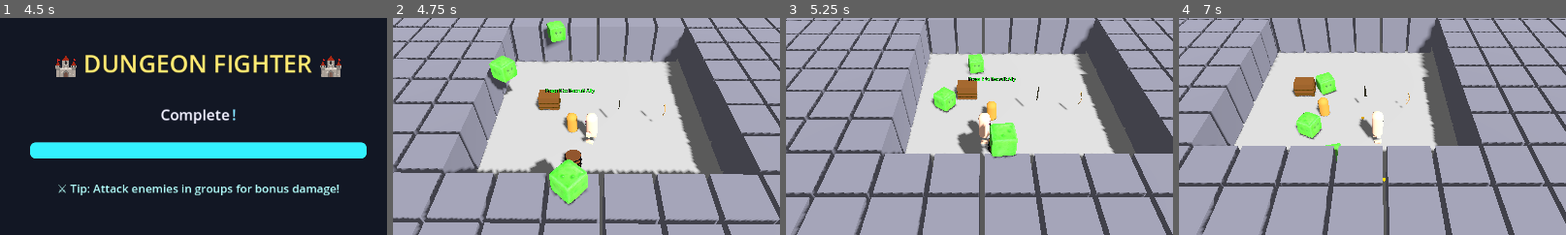
Above: before the commit, frames 1-4 (left to right).
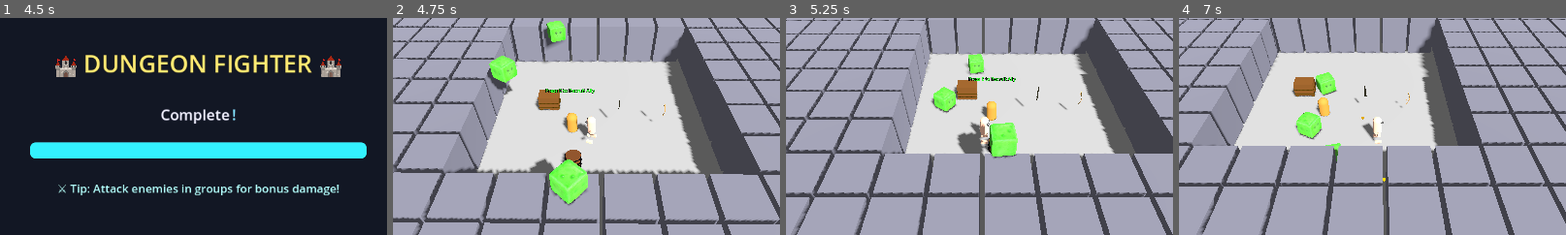
Above: after the commit, the same moments.

Repository: thaner66666666/game-1
Game: Godot game, scene res://Scenes/main.tscn
Two runs of this game, one before a commit and one after it. Both use one fixed random seed, a clock stepped at 60 frames per second and the inputs below.
Inputs (mouse positions are % of the whole screen's width and height, from its top left):
- Up to frame 1 (4.5 s): tap Enter at 0.5, 4.25 s; move the mouse to (72, 45) at 0.52 s; hold D (move_right) 0.53-1.28 s; click (72, 45) at 0.6 s; move the mouse to (30, 55) at 1.27 s; hold S (move_down) 1.28-2.03 s; tap Space (dash) at 1.35, 3.5, 4.35 s; move the mouse to (60, 28) at 2.02 s; hold D (move_right) 2.03-2.78 s; hold Q (drop_weapon) 2.03-2.78 s; move the mouse to (45, 70) at 2.77 s; hold W (move_up) 2.78-3.53 s; tap E (interaction) at 2.85 s; click (45, 70) at 2.92 s; move the mouse to (80, 65) at 3.52 s; hold A (move_left) from 3.53 s (still down); click (80, 65) at 3.6 s; move the mouse to (20, 35) at 4.27 s
- Up to frame 2 (4.75 s): keep holding A (move_left)
- Up to frame 3 (5.25 s): move the mouse to (55, 50) at 5.02 s; release A (move_left) at 5.03 s; hold S (move_down) from 5.03 s (still down); hold Q (drop_weapon) from 5.03 s (still down); click (55, 50) at 5.17 s
- Up to frame 4 (7 s): move the mouse to (35, 25) at 5.77 s; release S (move_down) at 5.78 s; release Q (drop_weapon) at 5.78 s; hold D (move_right) 5.78-6.53 s; tap E (interaction) at 5.85 s; move the mouse to (72, 45) at 6.52 s; hold W (move_up) from 6.53 s (still down); click (72, 45) at 6.6 s
The pictures show only the part of the screen within x 24-74%, y 25-75%; the shares and areas given below are measured in that part.

Frame 1 is identical in both runs. In frame 2, 0.3% of the frame differs, in the area x 47-53%, y 43-59%; in frame 3, 0.3%; in frame 4, 0.3%, in the area x 46-53%, y 42-59%.

Commit message:
tone adn punch

Diff:
--- a/dot gds/CharacterAppearanceManager.gd
+++ b/dot gds/CharacterAppearanceManager.gd
@@ -28,15 +28,18 @@
 static var HAND_SIZE: float = 0.08
 static var FOOT_SIZE: Vector3 = Vector3(0.15, 0.06, 0.25)
 
-static func _init_materials():
-	if SKIN_MATERIAL == null:
-		SKIN_MATERIAL = StandardMaterial3D.new()
+static func _init_materials(skin_tone = null):
+	# Always create a new SKIN_MATERIAL to avoid conflicts
+	SKIN_MATERIAL = StandardMaterial3D.new()
+	if typeof(skin_tone) == TYPE_COLOR:
+		SKIN_MATERIAL.albedo_color = skin_tone
+	else:
 		SKIN_MATERIAL.albedo_color = SKIN_COLOR
-		SKIN_MATERIAL.metallic = 0.0
-		SKIN_MATERIAL.roughness = 0.7
-		SKIN_MATERIAL.clearcoat = 0.1
-		SKIN_MATERIAL.rim = 0.3
-		SKIN_MATERIAL.rim_tint = 0.5
+	SKIN_MATERIAL.metallic = 0.0
+	SKIN_MATERIAL.roughness = 0.7
+	SKIN_MATERIAL.clearcoat = 0.1
+	SKIN_MATERIAL.rim = 0.3
+	SKIN_MATERIAL.rim_tint = 0.5
 	if EYE_MATERIAL == null:
 		EYE_MATERIAL = StandardMaterial3D.new()
 		EYE_MATERIAL.albedo_color = EYE_COLOR
@@ -47,21 +50,31 @@
 	"""Create Rayman-style character with modular features based on config"""
 	print("🎨 Creating Rayman-style character...")
 
-	_init_materials()
+	# --- Skin material fix: create unique material per character ---
+	var skin_material = SKIN_MATERIAL.duplicate() if SKIN_MATERIAL else StandardMaterial3D.new()
+	if config.has("skin_tone"):
+		skin_material.albedo_color = config["skin_tone"]
+	else:
+		skin_material.albedo_color = SKIN_COLOR
+	# (Copy other material properties if needed)
+
+	# Debug print for skin_tone
+	if config.has("skin_tone"):
+		print("[DEBUG] Received skin_tone in config:", config["skin_tone"])
+	else:
+		print("[DEBUG] No skin_tone in config!")
+
+	_init_materials(config.get("skin_tone", null))
 	_clear_existing_appearance(character)
 
-	# Update skin material if custom skin tone provided
-	if config.has("skin_tone"):
-		var custom_skin = SKIN_MATERIAL.duplicate()
-		custom_skin.albedo_color = config["skin_tone"]
-		SKIN_MATERIAL = custom_skin
+	# --- Use local skin_material instead of static SKIN_MATERIAL ---
 
 	# Enhanced body creation with config
 	var body_type = config.get("body_type", "capsule")
 	var body_height = config.get("body_height", BODY_HEIGHT)
 	var body_radius = config.get("body_radius", BODY_RADIUS)
 	var main_mesh = character.get_node("MeshInstance3D")
-	_create_simple_body(main_mesh, body_type, body_height, body_radius)
+	_create_simple_body(main_mesh, body_type, body_height, body_radius, skin_material)
 
 	# EYES - pass body_radius to eyes (from config, not from eyes_cfg)
 	var eyes_cfg = config.get("eyes", {})
@@ -77,11 +90,11 @@
 
 	# HANDS
 	var hands_cfg = config.get("hands", {})
-	_create_hands(character, hands_cfg)
+	_create_hands(character, hands_cfg, skin_material)
 
 	# FEET
 	var feet_cfg = config.get("feet", {})
-	_create_feet(character, feet_cfg)
+	_create_feet(character, feet_cfg, skin_material)
 
 	print("✅ Rayman-style character created!")
 	return main_mesh
@@ -113,7 +126,7 @@
 		if part:
 			part.queue_free()
 
-static func _create_simple_body(mesh_instance: MeshInstance3D, body_type: String, height: float, radius: float):
+static func _create_simple_body(mesh_instance: MeshInstance3D, body_type: String, height: float, radius: float, skin_material: StandardMaterial3D):
 	"""Capsule or rounded box body"""
 	if body_type == "box":
 		var box = BoxMesh.new()
@@ -126,9 +139,9 @@
 		capsule_mesh.height = height
 		mesh_instance.mesh = capsule_mesh
 		mesh_instance.position = Vector3(0, 0, 0)
-	mesh_instance.material_override = SKIN_MATERIAL
-
-static func _create_hands(character: CharacterBody3D, cfg := {}):
+	mesh_instance.material_override = skin_material
+
+static func _create_hands(character: CharacterBody3D, cfg := {}, skin_material: StandardMaterial3D = null):
 	"""Create hands that follow the anchor nodes"""
 	var _shape = cfg.get("shape", "fist")
 	var size = cfg.get("size", HAND_SIZE)
@@ -139,7 +152,7 @@
 
 	if not right_anchor or not left_anchor:
 		print("⚠️ Hand anchor nodes not found - falling back to old system")
-		_create_hands_old_way(character, cfg)
+		_create_hands_old_way(character, cfg, skin_material)
 		return
 
 	# Create hands as children of anchors
@@ -155,20 +168,19 @@
 		# Position relative to anchor (anchor handles the animation)
 		hand.position = Vector3.ZERO  # At anchor position
 		hand.rotation_degrees = Vector3(0, 0, 90)
-		hand.material_override = SKIN_MATERIAL
+		hand.material_override = skin_material if skin_material else SKIN_MATERIAL
 
 		# Add hand as child of anchor
 		anchor.add_child(hand)
 		print("✅ Created ", hand.name, " at anchor")
 
 # Keep the old function as backup
-static func _create_hands_old_way(character: CharacterBody3D, cfg := {}):
+static func _create_hands_old_way(character: CharacterBody3D, cfg := {}, skin_material: StandardMaterial3D = null):
 	"""Original hand creation code (backup)"""
 	var _shape = cfg.get("shape", "fist")
 	var size = cfg.get("size", HAND_SIZE)
 	var _dist = cfg.get("distance", 0.44)
 	var _height = cfg.get("height", -0.20)
-
 	for i in [-1, 1]:
 		var hand = MeshInstance3D.new()
 		hand.name = "LeftHand" if i < 0 else "RightHand"
@@ -178,10 +190,10 @@
 		# FIXED: Right hand = negative X, Left hand = positive X
 		hand.position = Vector3(i * -_dist, _height, 0)  # Note the negative
 		hand.rotation_degrees = Vector3(0, 0, 90)
-		hand.material_override = SKIN_MATERIAL
+		hand.material_override = skin_material if skin_material else SKIN_MATERIAL
 		character.add_child(hand)
 
-static func _create_feet(character: CharacterBody3D, cfg := {}):
+static func _create_feet(character: CharacterBody3D, cfg := {}, skin_material: StandardMaterial3D = null):
 	"""Floating feet with shape and position options.
 	All foot shapes use BoxMesh for safety and appropriateness."""
 	var shape = cfg.get("shape", "bare")
@@ -217,14 +229,9 @@
 				foot.scale = scale_vec
 		foot.mesh = mesh
 		foot.position = Vector3(i * dist, height, 0)
-		foot.material_override = SKIN_MATERIAL
-
-		# Add to character
+		foot.material_override = skin_material if skin_material else SKIN_MATERIAL
 		character.add_child(foot)
-
-		# Force the name after adding (Godot sometimes auto-renames)
 		foot.name = foot_name
-
 		print("✅ Created foot: ", foot.name, " at position: ", foot.position, " actual name: ", foot.name)
 
 static func get_eye_z_position(body_radius: float) -> float:
@@ -238,11 +245,24 @@
 	var t = clamp((body_radius - min_radius) / (max_radius - min_radius), 0, 1)
 	return lerp(min_z, max_z, t)
 
+static func _clear_existing_eyes(character: CharacterBody3D):
+	"""Remove existing LeftEye and RightEye nodes from the character's mesh instance."""
+	var mesh_instance = character.get_node_or_null("MeshInstance3D")
+	if not mesh_instance:
+		return
+	for eye_name in ["LeftEye", "RightEye"]:
+		var eye_node = mesh_instance.get_node_or_null(eye_name)
+		if eye_node:
+			eye_node.queue_free()
+
 static func _create_eyes(_character: CharacterBody3D, cfg := {}, mesh_instance: MeshInstance3D = null, body_radius: float = BODY_RADIUS):
 	"""Create expressive floating eyes with pupils, using body_radius for Z offset"""
 	if not mesh_instance:
 		print("⚠️ No mesh_instance provided, eyes might not animate properly")
 		return
+
+	# Remove existing eyes before creating new ones
+	_clear_existing_eyes(_character)
 
 	var eye_color = cfg.get("color", Color.WHITE)
 	var eye_size = cfg.get("size", EYE_SIZE)
--- a/dot gds/player.gd
+++ b/dot gds/player.gd
@@ -224,11 +224,11 @@
 	# Initialize blinking system
 	_reset_blink_timer()
 
-	# Apply random skin tone to player
+	# Apply random skin tone to player (character appearance)
 	var config = CharacterGenerator.generate_random_character_config()
 	CharacterAppearanceManager.create_player_appearance(self, config)
 	print("🎨 Player skin tone: ", config["skin_tone"])
-
+	# Removed duplicate/overwriting character creation calls
 
 func _setup_player():
 	add_to_group("player")
@@ -257,7 +257,7 @@
 	else:
 		mesh_instance = existing_mesh
 		print("🎨 Using existing MeshInstance3D node")
-	mesh_instance = CharacterAppearanceManager.create_random_character(self)
+	# Only create MeshInstance3D if it doesn't exist; do not call CharacterAppearanceManager or create_random_character here
 	print("✅ Player visual created successfully!")
 
 func _initialize_base_stats():
@@ -659,7 +659,14 @@
 
 # --- Animation signal handlers ---
 func _on_hand_animation_update(_left_pos: Vector3, _right_pos: Vector3, _left_rot: Vector3, _right_rot: Vector3) -> void:
-	pass
+	var left_hand = get_node_or_null("LeftHand")
+	if left_hand:
+		left_hand.position = _left_pos
+		left_hand.rotation_degrees = _left_rot
+	var right_hand = get_node_or_null("RightHand")
+	if right_hand:
+		right_hand.position = _right_pos
+		right_hand.rotation_degrees = _right_rot
 
 func _on_foot_animation_update(left_pos: Vector3, right_pos: Vector3) -> void:
 	if left_foot:
